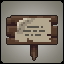
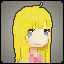
Before/after of a 64 x 64 layered artwork. What changed in the layer stack:
added group "Peach" with 1 layers above "WoodenSign" over [13, 3, 52, 63]
added layer "Layer 15" in group "Peach" over [13, 3, 52, 63]
hid group "WoodenSign" (1 layers) over [6, 2, 58, 63]
